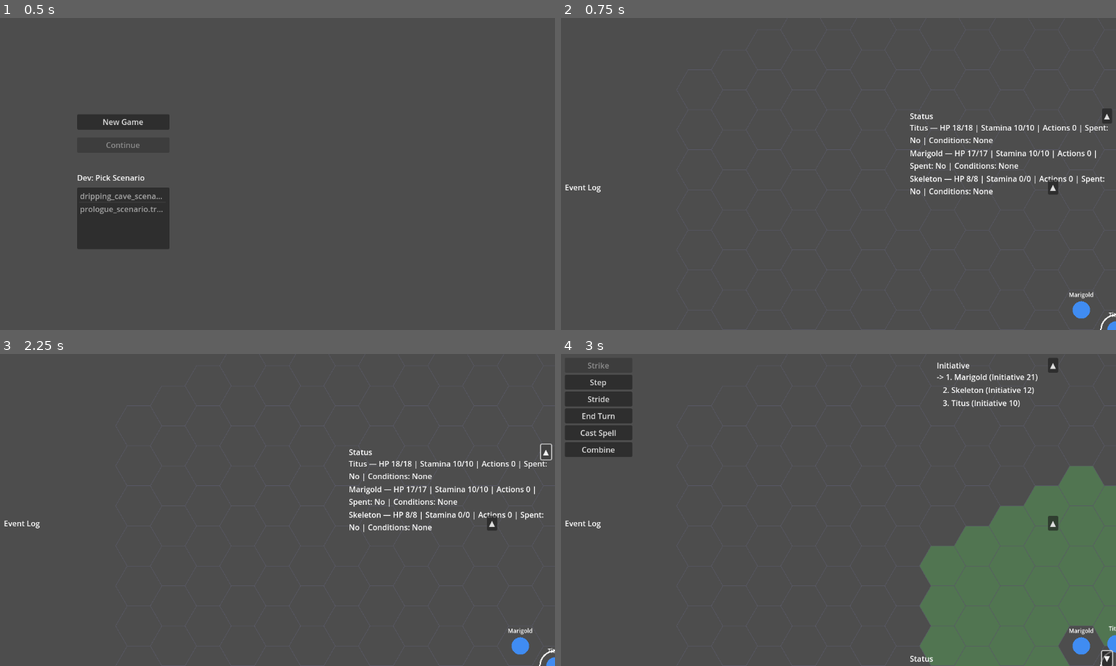
Above: before the commit, frames 1-4 (two rows, left to right).
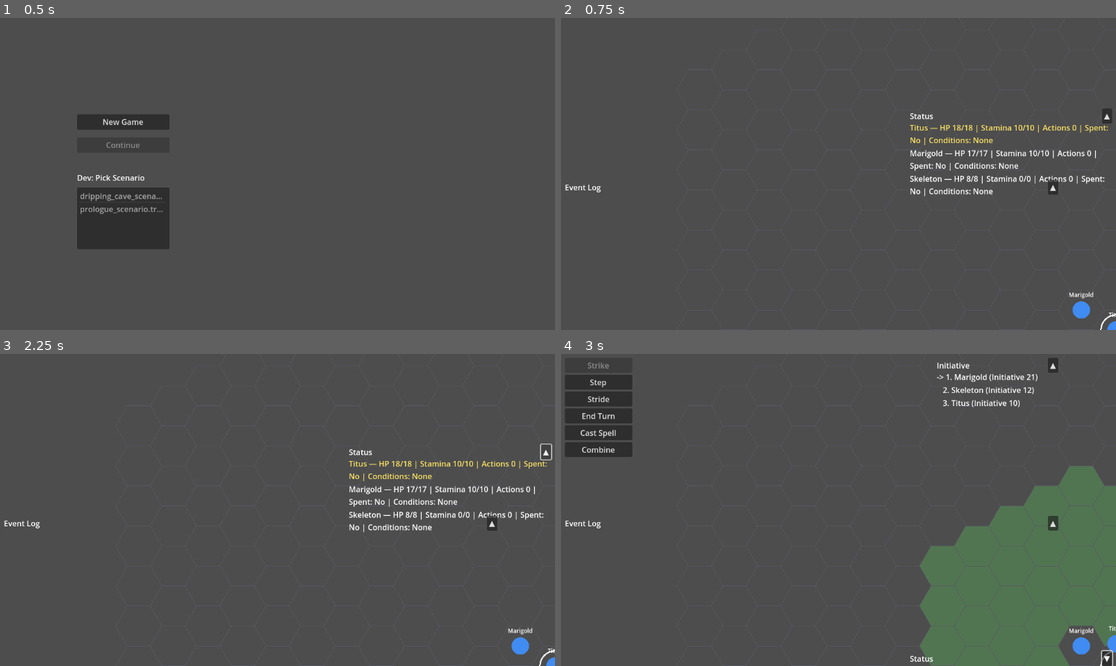
Above: after the commit, the same moments.

Repository: Pyroraptor/hykaen
Game: Godot game, scene res://scenes/TitleScreen.tscn
The game is run twice, just before and just after one commit, with the same random seed, the same clock (stepped at 60 frames per second) and the same inputs.
Inputs (mouse positions are in pixels of both pictures, inside the frame that each line leads up to):
- Up to frame 1 (0.5 s): no input
- Up to frame 2 (0.75 s): click "New Game" at 0.5 s
- Up to frame 3 (2.25 s): click "▲" at 1.25 s; click "▼" at 2 s
- Up to frame 4 (3 s): tap Enter at 2.75 s; move the mouse to (960, 494) at 2.77 s; hold Right (ui_right) from 2.78 s (still down); hold Shift from 2.78 s (still down); click (960, 494) at 2.92 s

Frame 1 is identical in both runs. In frame 2, 0.4% of the frame differs, in the area x 62-99%, y 34-41%; in frame 3, 0.4%; in frame 4, nothing differs.

Commit message:
feat(FEAT-007): Wire exploration-mode selection changes to the status panel
Step: tdd-execute
Files: 3

Diff:
--- a/MainScene.gd
+++ b/MainScene.gd
@@ -225,16 +225,15 @@
 		hex_grid_view.load_combatants(hex_combatants)
 
 	_game_mode = GameMode.EXPLORATION
-	_exploration.setup({
+	_exploration.setup({  # FEAT-007 (ADR-004): + on_selection_changed -> status_panel_view
 		"hex_grid_view": hex_grid_view,
 		"scenario_path": boot_scenario_path,
 		"on_hex_clicked": _exploration_hex_clicked_callable(),
 		"on_combat_triggered": Callable(self, "_on_combat_triggered"),
+		"on_selection_changed": Callable(status_panel_view, "set_selected_combatant") if status_panel_view != null else Callable(),
 	})
 	_exploration.boot(hex_combatants)
-
 	resolved_seed = SeedPolicyClass.resolve_from_environment(seed_override, int(Time.get_ticks_usec()))
-
 	random_port = GodotRandomAdapterClass.new(resolved_seed)
 	event_sink  = ConsoleEventSinkAdapterClass.new()
 
@@ -255,6 +254,7 @@
 	var status_view_models: Array = _view_model_builder.build_status_view_models(hex_combatants, _party, _enemies, encounter)
 	if status_panel_view != null:
 		status_panel_view.load_combatants(status_view_models)
+		status_panel_view.set_selected_combatant(_exploration.selected_party_member_id)  # FEAT-007
 		_refresh_off_guard_conditions()
 
 	if initiative_view != null:
--- a/presentation/exploration_mode_controller.gd
+++ b/presentation/exploration_mode_controller.gd
@@ -155,6 +155,20 @@
 var _on_combat_triggered_target: Callable = Callable()
 var _booted: bool = false
 
+## FEAT-007 (US-007, ADR-004): the "internal API" contract boundary this
+## feature introduces — a Callable the composition root (MainScene.gd) binds
+## to its own status-panel mirror (typically
+## Callable(status_panel_view, "set_selected_combatant")) so every
+## selection-state change made via _select_party_member() below is echoed to
+## the exploration-mode status panel, not just to hex_grid_view. Defaults to
+## an invalid/unbound Callable (setup()'s own "every key optional, no crash
+## on a partially-configured setup()" convention, see setup()'s own doc) —
+## _select_party_member()'s own `.is_valid()` guard below degrades this to a
+## silent no-op (no throw) whenever no caller has wired it, so exploration
+## selection keeps working even when the status-panel mirror is absent
+## (e.g. an isolated unit test with no StatusPanelView double at all).
+var _on_selection_changed_target: Callable = Callable()
+
 ## FEAT-007 (US-007 / FR-009): the party member whose hex the hover-preview
 ## path is computed FROM. Defaults empty ("no selection" -- hover is a
 ## no-op); boot() defaults this to the FIRST hex_combatants entry seeded
@@ -205,11 +219,23 @@
 ##   "on_combat_triggered"  — Callable invoked (via exploration_controller.
 ##                             combat_triggered) the instant a proximity
 ##                             trigger fires.
+##   "on_selection_changed" — FEAT-007 (US-007, ADR-004): Callable invoked
+##                             (via _select_party_member(), see its own doc)
+##                             with the newly-selected combatant_id every
+##                             time selection changes. The composition
+##                             root's "internal API" contract boundary to the
+##                             status-panel mirror — typically
+##                             Callable(status_panel_view,
+##                             "set_selected_combatant"). Left unbound
+##                             (Callable()) when absent; _select_party_member()
+##                             degrades gracefully (skips the call, never
+##                             throws) whenever it is invalid.
 func setup(deps: Dictionary) -> void:
 	_hex_grid_view = deps.get("hex_grid_view", null)
 	_scenario_path = deps.get("scenario_path", "")
 	_on_hex_clicked_target = deps.get("on_hex_clicked", Callable())
 	_on_combat_triggered_target = deps.get("on_combat_triggered", Callable())
+	_on_selection_changed_target = deps.get("on_selection_changed", Callable())
 
 
 ## boot(hex_combatants) -> void — constructs scenario_session/
@@ -349,10 +375,22 @@
 ## than crashing), calls `_hex_grid_view.set_selected_combatant(id)` so the
 ## ring-render cache is updated in the SAME call, never a separate step a
 ## caller could forget.
+##
+## FEAT-007 (US-007, ADR-004): AFTER both of the above, invokes
+## `_on_selection_changed_target.call(id)` -- the "internal API" contract
+## boundary this feature adds (see setup()'s own "on_selection_changed" doc)
+## -- so a caller-supplied mirror (typically the composition root's
+## StatusPanelView.set_selected_combatant) is kept in lock-step with every
+## selection change this helper makes, not just hex_grid_view's own ring
+## cache. Degrades gracefully (skips the call, never throws) whenever
+## `_on_selection_changed_target` is unbound/invalid -- exploration
+## selection still fully functions; only the status-panel mirror is absent.
 func _select_party_member(id: String) -> void:
 	selected_party_member_id = id
 	if _hex_grid_view != null:
 		_hex_grid_view.set_selected_combatant(id)
+	if _on_selection_changed_target.is_valid():
+		_on_selection_changed_target.call(id)
 
 
 ## load_encounter_from_scenario(scenario, encounter_id, seed) -> bool —
--- /dev/null
+++ b/tests/integration/test_exploration_status_panel_wiring.gd
@@ -0,0 +1,328 @@
+extends GutTest
+## tests/integration/test_exploration_status_panel_wiring.gd — FEAT-007
+## (US-007, ADR-004).
+##
+## Adds `on_selection_changed: Callable` to
+## presentation/exploration_mode_controller.gd's ExplorationModeController.
+## setup() (design notes' api_contracts #6) — the "internal API" contract
+## boundary this steel thread establishes between exploration-mode
+## selection and the status panel: `_select_party_member(id)` now invokes
+## `on_selection_changed.call(id)` AFTER updating `selected_party_member_id`
+## and hex_grid_view (api_contracts #7), degrading gracefully (no throw,
+## selection state still updates) whenever the Callable is unbound.
+## MainScene.gd (the composition root) supplies
+## `Callable(status_panel_view, "set_selected_combatant")` at boot and also
+## explicitly calls `status_panel_view.set_selected_combatant(...)` once
+## boot()'s own initial auto-selection has resolved, so the status panel's
+## highlight starts in lock-step with ExplorationModeController's own
+## `selected_party_member_id` from the very first frame.
+##
+## test_criteria covered:
+##   1. setup() accepts and stores an on_selection_changed Callable
+##      dependency.
+##   2. _select_party_member(id) invokes on_selection_changed.call(id)
+##      AFTER updating local state and hex_grid_view.
+##   3. When on_selection_changed is unbound/null, _select_party_member
+##      still completes without throwing (graceful degradation).
+##   4. Integration test against the REAL, booted res://MainScene.tscn:
+##      boot, enter combat, end turn once, assert
+##      status_panel_view.get_selected_combatant_id() is non-empty and
+##      matches ExplorationModeController.selected_party_member_id.
+##   5. MainScene correctly wires
+##      Callable(status_panel_view, "set_selected_combatant") at boot and
+##      the status panel's highlight matches the initial auto-selected
+##      party member immediately after boot.
+
+const ExplorationModeControllerClass = preload("res://presentation/exploration_mode_controller.gd")
+const NewGameFactoryClass = preload("res://core/application/new_game_factory.gd")
+const HexCoordClass = preload("res://core/geometry/hex_coord.gd")
+const GameStateDataClass = preload("res://data/game_state/game_state_data.gd")
+const AutoReactionChooserClass = preload("res://infrastructure/auto_reaction_chooser.gd")
+const MainSceneClass = preload("res://MainScene.gd")
+
+const MAIN_SCENE_PATH: String = "res://MainScene.tscn"
+
+## PROLOGUE_SEED — this project's established known-good fixture seed
+## (mirrors tests/boot/test_boot_exploration_mode.gd's identically-named/
+## valued constant).
+const PROLOGUE_SEED: int = 42
+const PROLOGUE_ENCOUNTER_ID: String = "prologue"
+const END_TURN: String = "END_TURN"
+
+
+# ══════════════════════════════════════════════════════════════════════════
+# Test doubles (unit-level section)
+# ══════════════════════════════════════════════════════════════════════════
+
+## _FakeHexGridView — mirrors tests/unit/test_exploration_mode_controller_select.gd's
+## own _FakeHexGridView convention: exposes the hex_clicked/hex_hovered
+## signals boot() connects to, plus a real, stateful
+## set_selected_combatant()/get_selected_combatant() round-trip.
+class _FakeHexGridView:
+	extends RefCounted
+	signal hex_clicked(hex_coord)
+	signal hex_hovered(hex_coord)
+
+	var _selected_combatant_id: String = ""
+	var set_selected_combatant_calls: Array = []
+
+	func set_path_overlay(_path: Array, _color: Color) -> void:
+		pass
+
+	func clear_overlays() -> void:
+		pass
+
+	func set_selected_combatant(id: String) -> void:
+		set_selected_combatant_calls.append(id)
+		_selected_combatant_id = id
+
+	func get_selected_combatant() -> String:
+		return _selected_combatant_id
+
+
+## _SelectionChangedSpy — a hand-written Object exposing a single method
+## (`on_selection_changed`) so a real, bound Callable
+## (Callable(spy, "on_selection_changed")) can be supplied to setup()'s
+## "on_selection_changed" key, recording every invocation's argument and
+## call order (mirrors this codebase's established "call-count/argument
+## spy" convention, e.g. tests/integration/test_exploration_click_disambiguation.gd's
+## _CallCountingExplorationControllerSpy).
+class _SelectionChangedSpy:
+	extends RefCounted
+	var calls: Array = []
+
+	func on_selection_changed(id: String) -> void:
+		calls.append(id)
+
+
+func _make_controller(hex_grid_view, on_selection_changed: Callable = Callable()) -> ExplorationModeControllerClass:
+	var controller := ExplorationModeControllerClass.new()
+	var deps: Dictionary = {
+		"hex_grid_view": hex_grid_view,
+		"scenario_path": NewGameFactoryClass.PROLOGUE_SCENARIO_PATH_CONST,
+	}
+	if on_selection_changed.is_valid():
+		deps["on_selection_changed"] = on_selection_changed
+	controller.setup(deps)
+	return controller
+
+
+# ══════════════════════════════════════════════════════════════════════════
+# Criterion 1 — setup() accepts and stores an on_selection_changed Callable.
+# ══════════════════════════════════════════════════════════════════════════
+
+func test_setup_stores_the_on_selection_changed_callable() -> void:
+	var hex_grid_view := _FakeHexGridView.new()
+	var spy := _SelectionChangedSpy.new()
+	var controller := _make_controller(hex_grid_view, Callable(spy, "on_selection_changed"))
+
+	assert_eq(
+		controller._on_selection_changed_target, Callable(spy, "on_selection_changed"),
+		"setup() must store the on_selection_changed Callable exactly as supplied"
+	)
+
+
+func test_setup_defaults_on_selection_changed_to_an_invalid_callable_when_absent() -> void:
+	var hex_grid_view := _FakeHexGridView.new()
+	var controller := _make_controller(hex_grid_view)
+
+	assert_false(
+		controller._on_selection_changed_target.is_valid(),
+		"setup() must default on_selection_changed to an invalid/unbound Callable when the key is absent"
+	)
+
+
+# ══════════════════════════════════════════════════════════════════════════
+# Criterion 2 — _select_party_member(id) invokes on_selection_changed.call(id)
+# AFTER updating local state and hex_grid_view.
+# ══════════════════════════════════════════════════════════════════════════
+
+func test_select_party_member_invokes_on_selection_changed_with_id() -> void:
+	var hex_grid_view := _FakeHexGridView.new()
+	var spy := _SelectionChangedSpy.new()
+	var controller := _make_controller(hex_grid_view, Callable(spy, "on_selection_changed"))
+
+	controller._select_party_member("hero_a")
+
+	assert_eq(
+		spy.calls, ["hero_a"],
+		"_select_party_member(id) must invoke on_selection_changed.call(id) exactly once with id"
+	)
+
+
+func test_select_party_member_invokes_on_selection_changed_after_updating_state_and_hex_grid_view() -> void:
+	var hex_grid_view := _FakeHexGridView.new()
+	# A spy whose on_selection_changed() closure captures the controller and
+	# hex_grid_view so it can assert BOTH have already been updated by the
+	# time the callback fires — proving the ordering, not just that the call
+	# eventually happens. `observed` is a 2-element Array (a reference type,
+	# GDScript lambda captures of local PRIMITIVES are read-only snapshots —
+	# an assignment to a captured String/int inside the lambda body would
+	# rebind the closure's own copy, never the outer scope's variable — so
+	# the two observed values are stored as Array ELEMENTS, whose mutation
+	# is visible through the shared Array reference both this test function
+	# and the closure hold).
+	var observed: Array = ["", ""]
+
+	var controller := ExplorationModeControllerClass.new()
+	var probe := func(_id: String):
+		observed[0] = controller.selected_party_member_id
+		observed[1] = hex_grid_view.get_selected_combatant()
+	controller.setup({
+		"hex_grid_view": hex_grid_view,
+		"scenario_path": NewGameFactoryClass.PROLOGUE_SCENARIO_PATH_CONST,
+		"on_selection_changed": probe,
+	})
+
+	controller._select_party_member("hero_a")
+
+	assert_eq(
+		observed[0], "hero_a",
+		"selected_party_member_id must already be updated by the time on_selection_changed fires"
+	)
+	assert_eq(
+		observed[1], "hero_a",
+		"hex_grid_view.set_selected_combatant() must already have been called by the time on_selection_changed fires"
+	)
+
+
+func test_select_party_member_called_twice_invokes_on_selection_changed_twice_in_order() -> void:
+	var hex_grid_view := _FakeHexGridView.new()
+	var spy := _SelectionChangedSpy.new()
+	var controller := _make_controller(hex_grid_view, Callable(spy, "on_selection_changed"))
+
+	controller._select_party_member("hero_a")
+	controller._select_party_member("hero_b")
+
+	assert_eq(spy.calls, ["hero_a", "hero_b"], "each selection change must produce its own on_selection_changed call, in order")
+
+
+# ══════════════════════════════════════════════════════════════════════════
+# Criterion 3 — an unbound/null on_selection_changed degrades gracefully:
+# _select_party_member still completes without throwing.
+# ══════════════════════════════════════════════════════════════════════════
+
+func test_select_party_member_is_safe_when_on_selection_changed_is_unbound() -> void:
+	var hex_grid_view := _FakeHexGridView.new()
+	var controller := _make_controller(hex_grid_view)
+
+	controller._select_party_member("hero_a")
+
+	assert_eq(
+		controller.selected_party_member_id, "hero_a",
+		"selection state must still update when on_selection_changed is unbound"
+	)
+	assert_eq(
+		hex_grid_view.get_selected_combatant(), "hero_a",
+		"hex_grid_view must still be updated when on_selection_changed is unbound"
+	)
+	assert_eq(get_logger().get_errors().size(), 0, "an unbound on_selection_changed must never raise/log an error")
+
+
+func test_select_party_member_is_safe_with_no_hex_grid_view_and_no_on_selection_changed() -> void:
+	var controller := ExplorationModeControllerClass.new()
+
+	controller._select_party_member("hero_a")
+
+	assert_eq(
+		controller.selected_party_member_id, "hero_a",
+		"selection state must still update when both hex_grid_view and on_selection_changed are absent"
+	)
+	assert_eq(get_logger().get_errors().size(), 0, "must never raise/log an error with no collaborators wired at all")
+
+
+# ══════════════════════════════════════════════════════════════════════════
+# Integration section — against the REAL, booted res://MainScene.tscn.
+# ══════════════════════════════════════════════════════════════════════════
+
+## before_each()/after_each() — reseed CurrentGameState.data with a fresh
+## GameStateDataClass instance so no test in this file (or any test that
+## runs before/after it in the full suite) can leak scenario_path/session
+## state across test boundaries (mirrors tests/boot/test_exploration_to_combat_handoff.gd's
+## established ADR-008 convention). This guarantees _boot_main_scene() ->
+## MainScene._ready() always takes the same prologue-fallback boot path
+## regardless of suite ordering.
+func before_each() -> void:
+	CurrentGameState.data = GameStateDataClass.new()
+
+
+func after_each() -> void:
+	CurrentGameState.data = GameStateDataClass.new()
+
+
+func _boot_main_scene():
+	var packed: PackedScene = ResourceLoader.load(MAIN_SCENE_PATH)
+	assert_not_null(packed, "MainScene.tscn must load as a PackedScene")
+	var instance = packed.instantiate()
+	instance.seed_override = PROLOGUE_SEED
+	add_child_autofree(instance)
+	return instance
+
+
+# ══════════════════════════════════════════════════════════════════════════
+# Criterion 5 — MainScene wires Callable(status_panel_view,
+# "set_selected_combatant") at boot; the status panel's highlight matches
+# the initial auto-selected party member immediately after boot.
+# ══════════════════════════════════════════════════════════════════════════
+
+func test_status_panel_matches_the_initial_auto_selected_party_member_at_boot() -> void:
+	var instance = _boot_main_scene()
+	await get_tree().process_frame
+
+	assert_not_null(instance.status_panel_view, "fixture assumption: MainScene must wire a real status_panel_view")
+	assert_false(
+		instance._exploration.selected_party_member_id.is_empty(),
+		"fixture assumption: ExplorationModeController must have auto-selected a party member by boot"
+	)
+	assert_eq(
+		instance.status_panel_view.get_selected_combatant_id(), instance._exploration.selected_party_member_id,
+		"MainScene must call status_panel_view.set_selected_combatant() with the initial auto-selected party member once boot() resolves it"
+	)
+
+
+func test_status_panel_highlight_reflects_the_selected_row_gold_at_boot() -> void:
+	var instance = _boot_main_scene()
+	await get_tree().process_frame
+
+	var selected_id: String = instance._exploration.selected_party_member_id
+	assert_eq(
+		instance.status_panel_view.get_row_modulate(selected_id), Color(1.0, 0.9, 0.4),
+		"the initially-selected party member's status panel row must be highlighted gold"
+	)
+
+
+# ══════════════════════════════════════════════════════════════════════════
+# Criterion 4 — boot, enter combat, end turn once: status_panel_view's
+# selection mirror stays in lock-step with ExplorationModeController's own
+# selected_party_member_id.
+# ══════════════════════════════════════════════════════════════════════════
+
+func test_status_panel_selection_matches_controller_after_entering_combat_and_ending_turn_once() -> void:
+	var instance = _boot_main_scene()
+	await get_tree().process_frame
+
+	instance._on_combat_triggered(PROLOGUE_ENCOUNTER_ID)
+	await get_tree().process_frame
+	await get_tree().process_frame
+
+	assert_eq(instance._game_mode, MainSceneClass.GameMode.COMBAT, "fixture assumption: the handoff into combat must have succeeded")
+
+	if instance.turn_controller != null and instance.reaction_window != null:
+		instance.turn_controller.configure_reactions(instance.reaction_window, AutoReactionChooserClass.new("pass"))
+
+	instance.verb_bar_view.press(END_TURN)
+	await get_tree().process_frame
+	await get_tree().process_frame
+
+	assert_false(
+		instance._exploration.selected_party_member_id.is_empty(),
+		"ExplorationModeController.selected_party_member_id must still be non-empty after entering combat and ending a turn"
+	)
+	assert_eq(
+		instance.status_panel_view.get_selected_combatant_id(), instance._exploration.selected_party_member_id,
+		"status_panel_view's selection mirror must still match ExplorationModeController.selected_party_member_id after entering combat and ending a turn once"
+	)
+	assert_false(
+		instance.status_panel_view.get_selected_combatant_id().is_empty(),
+		"status_panel_view.get_selected_combatant_id() must be non-empty after entering combat and ending a turn once"
+	)
